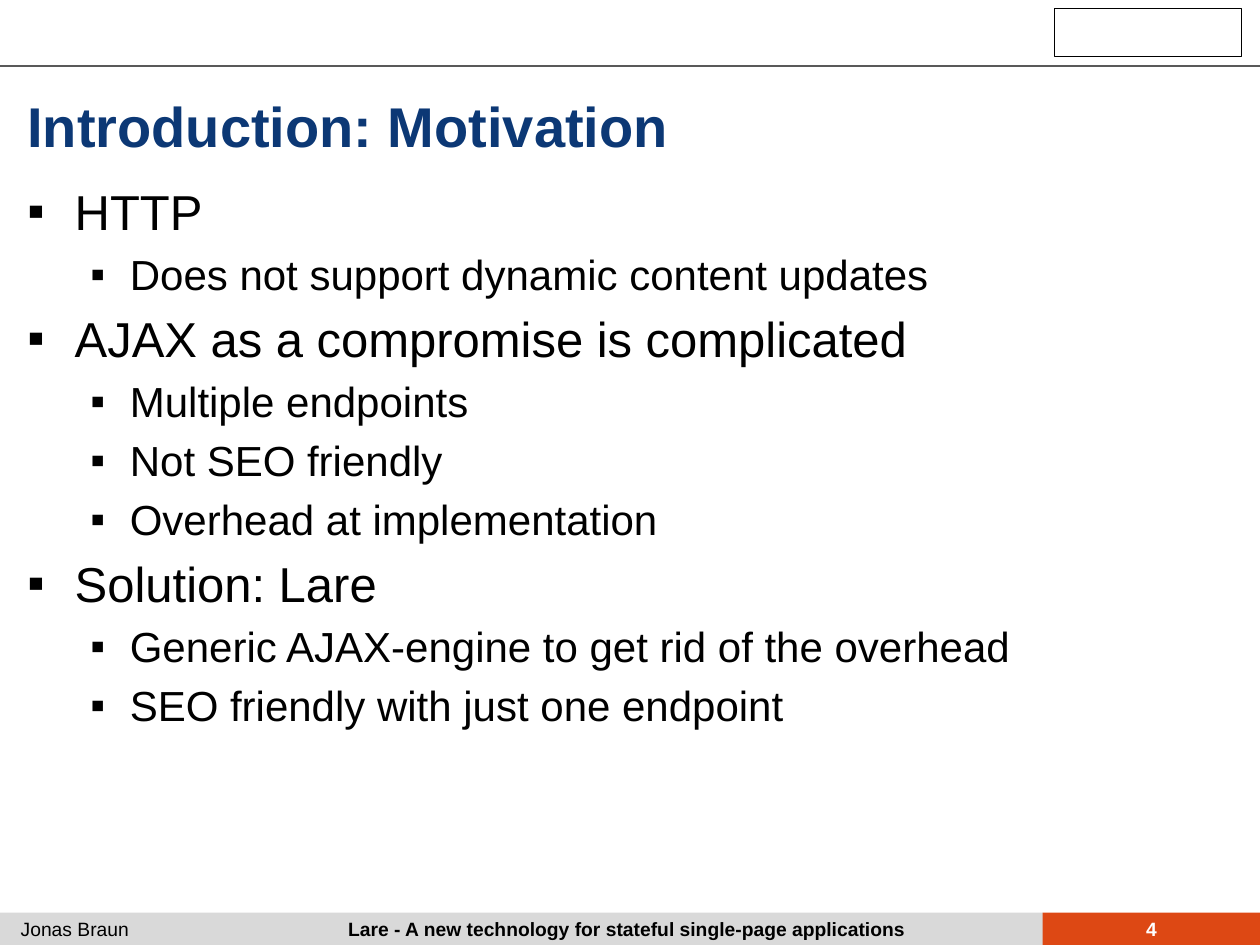
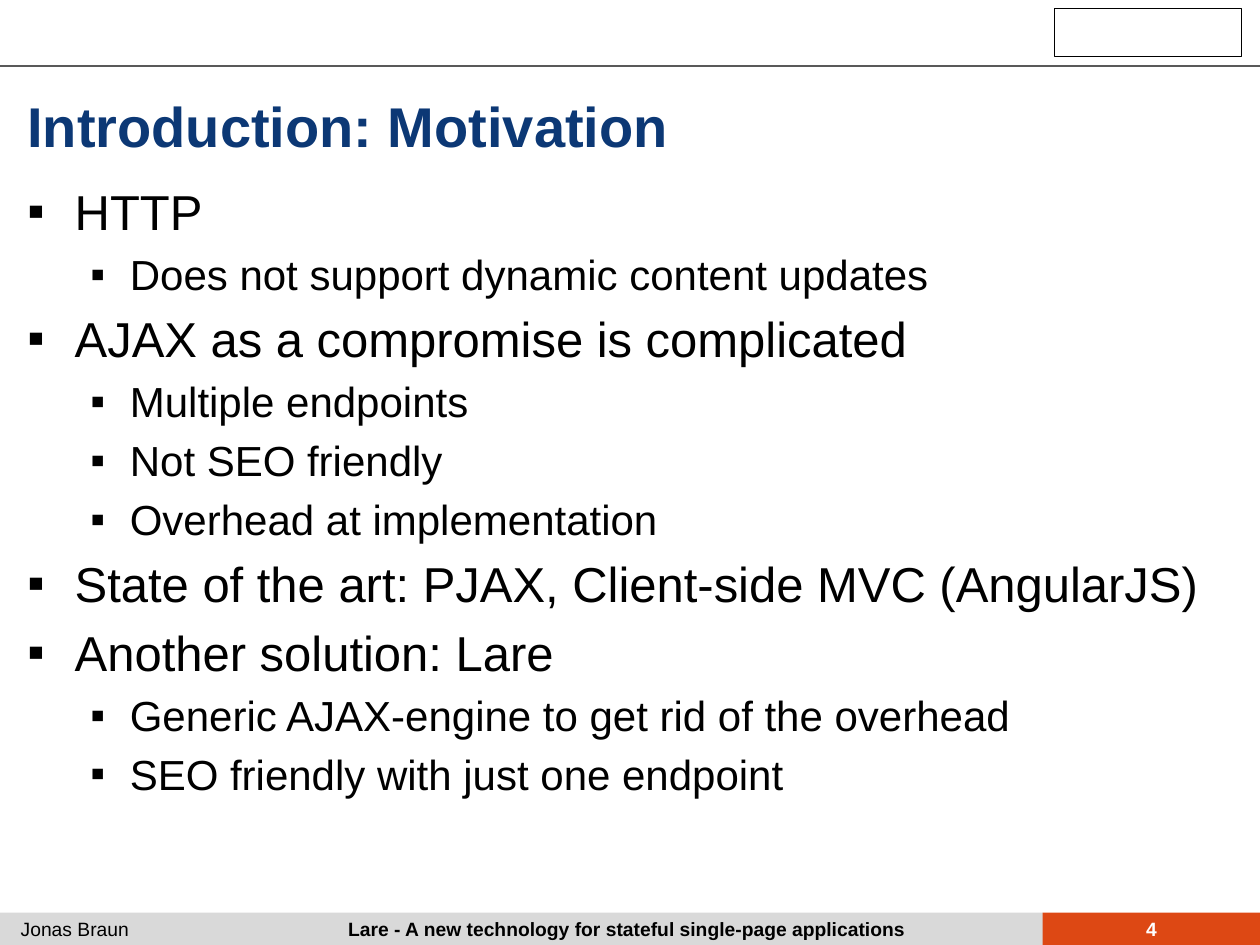
Before and after one commit to iekadou/bachelor-thesis, a slide deck: slide 4 of colloquium/colloquium.pptx. Drawn at 1260x945 pixels with LibreOffice and Linux fonts; fonts in the diff are those of the drawing; background and template pictures are left out. Boxes give left, top, right and bottom in pixels: in the first picture for what was removed or moved away, otherwise in the second. Text is boxed around its words. In the diff, an @@ line names an element or a change of style, - is before the commit and + after.

```diff
--- a/colloquium/colloquium.pptx
+++ b/colloquium/colloquium.pptx
@@ text at (75,566,1197,672): text changed @@
-▪ Solution: Lare
+▪ State of the art: PJAX, Client-side MVC (AngularJS)
+▪ Another solution: Lare
```
Also in this commit, not shown: 2 other slides changed.
